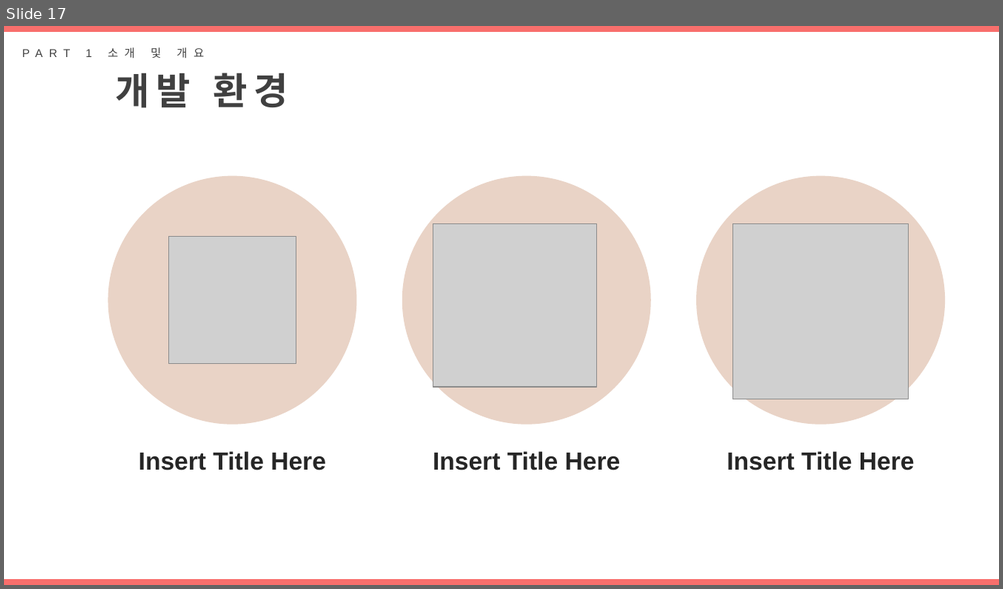
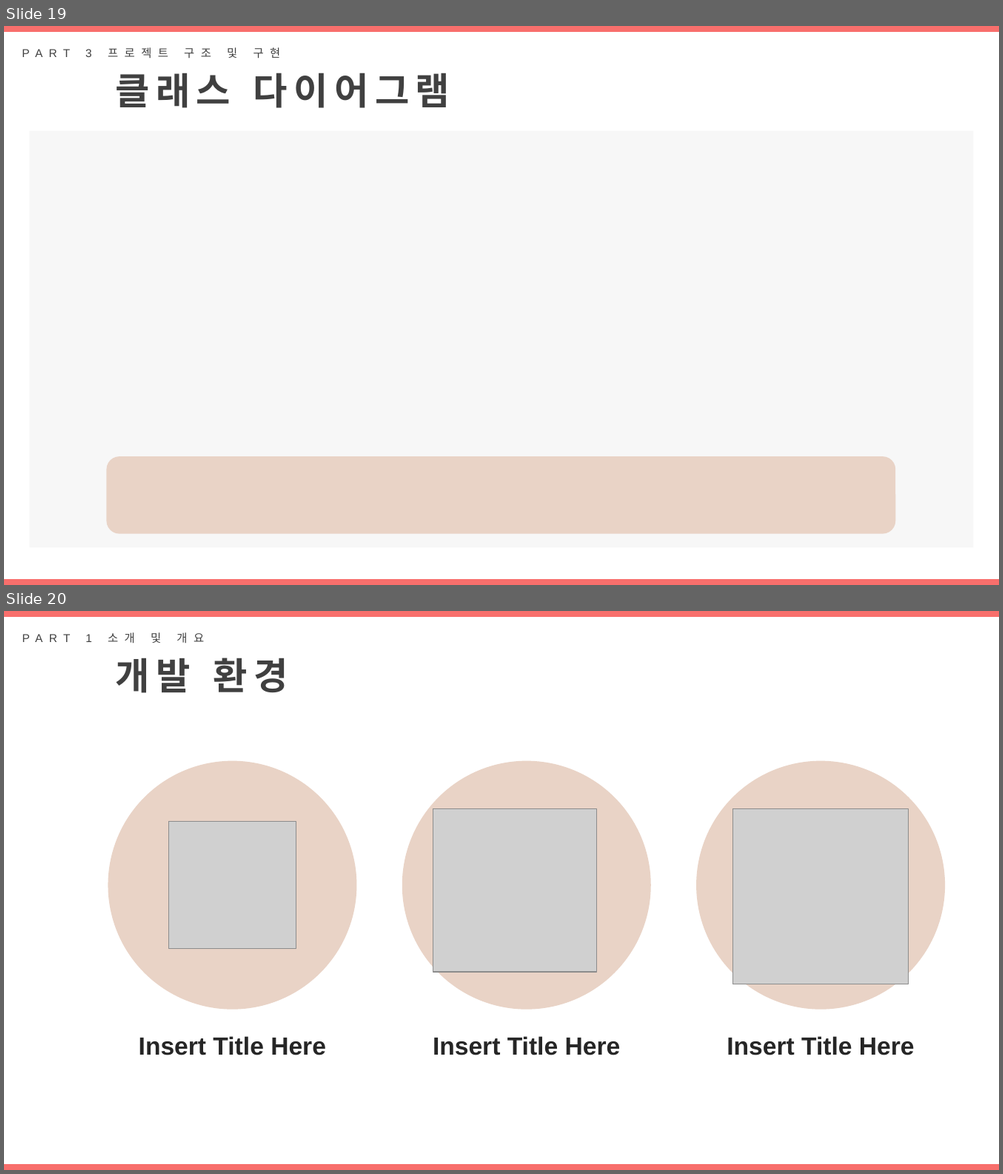
Before and after one commit to DAnomaly/SHOESFLY, a slide deck: project/B조_프로젝트_SHOEFLY.pptx. Shown one above the other, each under a label of ours: slide 17 before the commit, slides 19 and 20 after it. The pictures are 1003x589 and 1003x1174 pixels, drawn with LibreOffice and Linux fonts; fonts in the diff are those of the drawing; grey boxes stand for pictures. Boxes give left, top, right and bottom in pixels: in the first picture for what was removed or moved away, otherwise in the second. Text is boxed around its words. In the diff, an @@ line names an element or a change of style, - is before the commit and + after.

```diff
--- a/project/B조_프로젝트_SHOEFLY.pptx
+++ b/project/B조_프로젝트_SHOEFLY.pptx
@@ slide 19 added at <box>4,26,999,585</box>, background #FFFFFF @@
@@ rectangle added at <box>4,26,999,32</box>, fill #F86F6C @@
@@ text added at <box>85,47,280,59</box>, 11 pt, text #404040 @@
+PART 3 프로젝트 구조 및 구현
@@ text added at <box>115,73,449,108</box>, 36 pt, text #404040, bold @@
+클래스 다이어그램
@@ rectangle added at <box>29,131,973,548</box>, fill #F7F7F7 @@
@@ rounded rectangle added at <box>106,457,895,535</box>, fill #E9D3C6 @@
@@ rectangle added at <box>4,580,999,585</box>, fill #F86F6C @@
@@ what was slide 17 is now slide 20 @@
```
Also in this commit, not shown: 1 slide changed, 2 other slides added.
